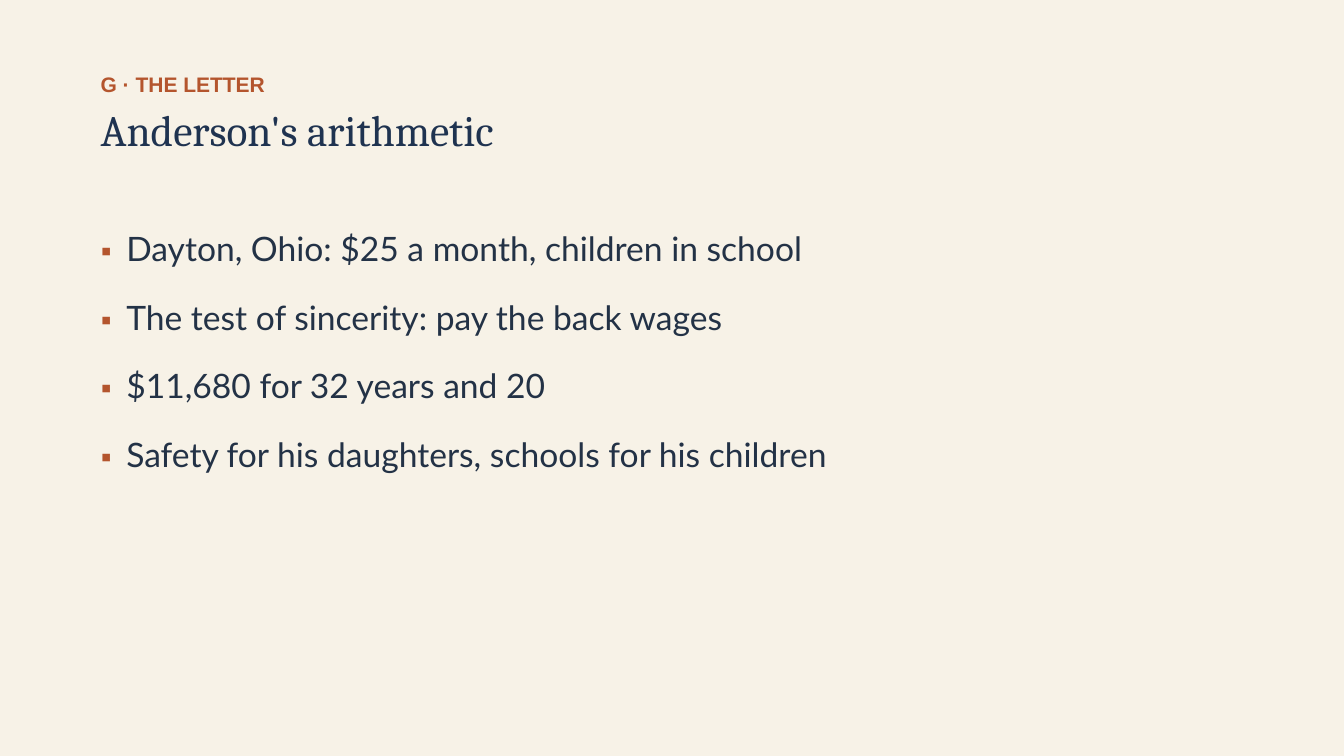
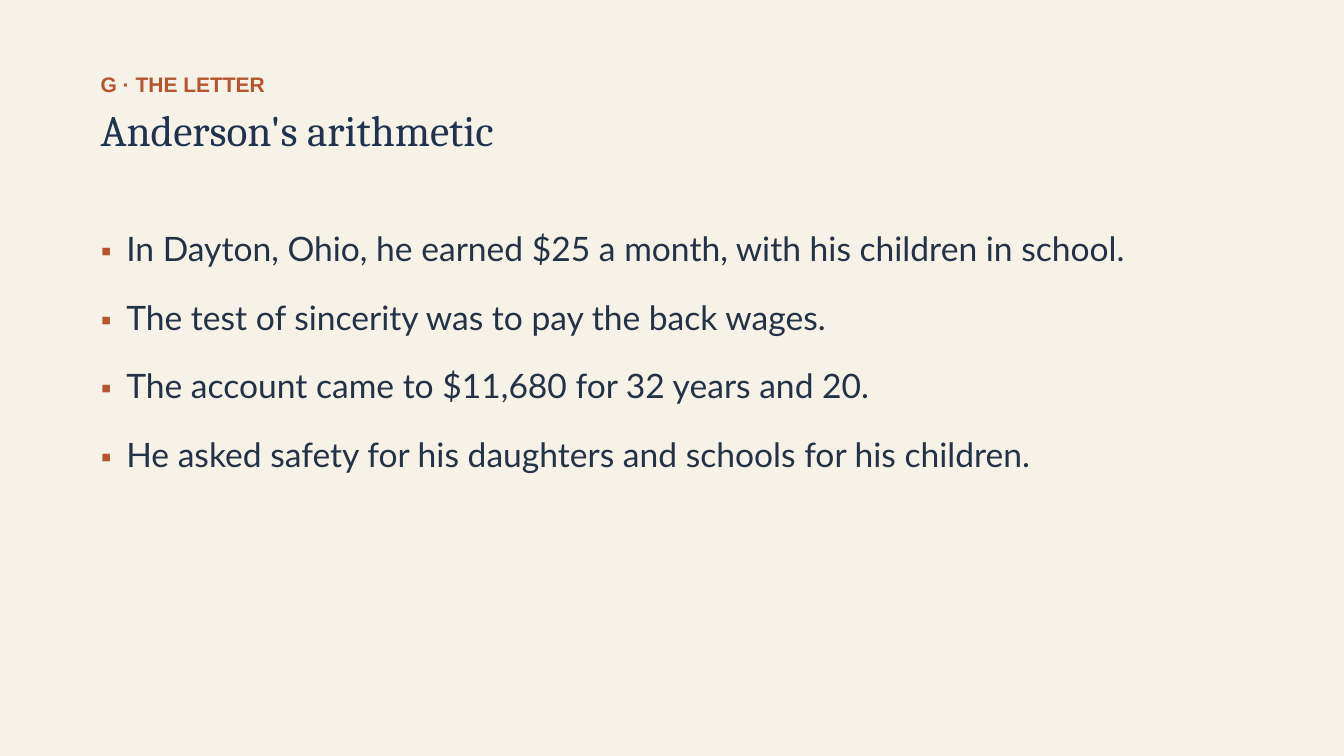
Before and after one commit to ab17gthb/humanities-curriculum-group, a slide deck: slide 22 of reconstruction/lesson-01/lesson-01-slides.pptx. Drawn at 1344x756 pixels with LibreOffice and Linux fonts; fonts in the diff are those of the drawing. Boxes give left, top, right and bottom in pixels: in the first picture for what was removed or moved away, otherwise in the second. Text is boxed around its words. In the diff, an @@ line names an element or a change of style, - is before the commit and + after.

```diff
--- a/reconstruction/lesson-01/lesson-01-slides.pptx
+++ b/reconstruction/lesson-01/lesson-01-slides.pptx
@@ text at [126,233,1124,473]: text changed @@
-▪ Dayton, Ohio: $25 a month, children in school
-▪ The test of sincerity: pay the back wages
-▪ $11,680 for 32 years and 20
-▪ Safety for his daughters, schools for his children
+▪ In Dayton, Ohio, he earned $25 a month, with his children in school.
+▪ The test of sincerity was to pay the back wages.
+▪ The account came to $11,680 for 32 years and 20.
+▪ He asked safety for his daughters and schools for his children.
```
Also in this commit, not shown: 9 other slides changed, 6 other files.
